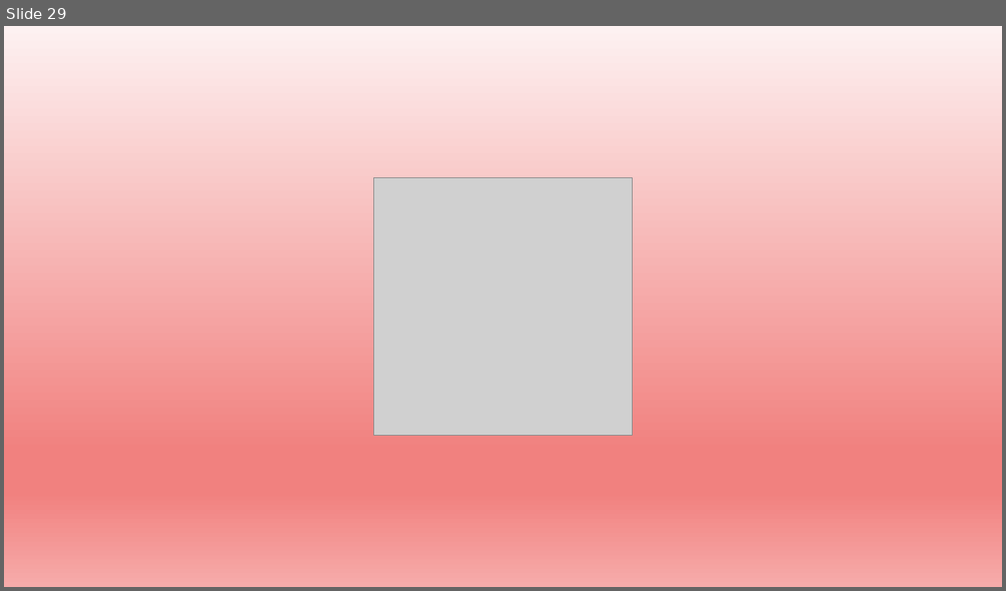
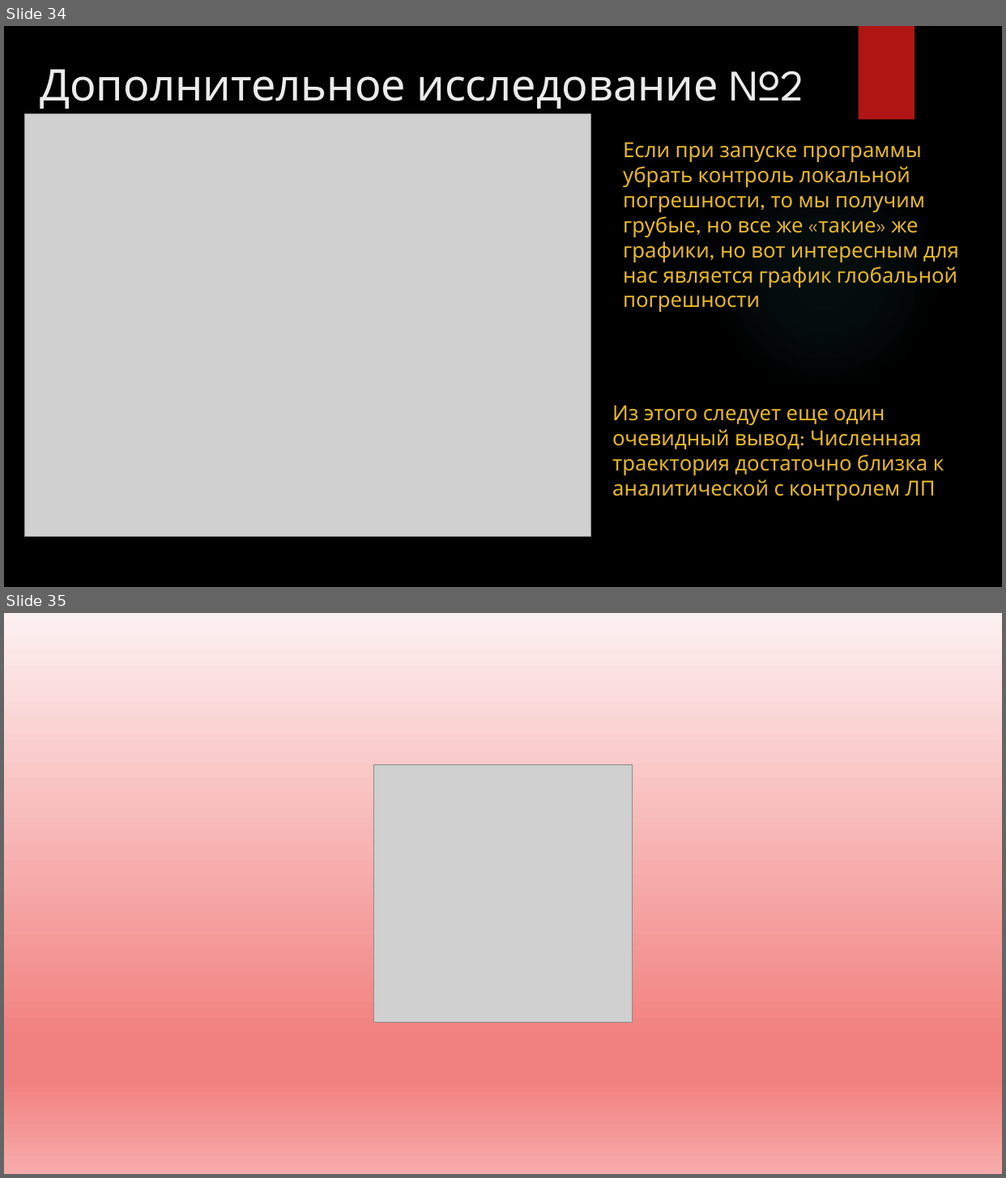
Before and after one commit to Breketov/ChM_Labs_Tasks, a slide deck: TASK_3/TASK_3.pptx. Shown one above the other, each under a label of ours: slide 29 before the commit, slides 34 and 35 after it. The pictures are 1006x591 and 1006x1178 pixels, drawn with LibreOffice and Linux fonts; fonts in the diff are those of the drawing; grey boxes stand for pictures; background and template pictures are left out. Boxes give left, top, right and bottom in pixels: in the first picture for what was removed or moved away, otherwise in the second. Text is boxed around its words. In the diff, an @@ line names an element or a change of style, - is before the commit and + after.

```diff
--- a/TASK_3/TASK_3.pptx
+++ b/TASK_3/TASK_3.pptx
@@ slide 34 added at (4,26,1002,587), background picture (left out) @@
@@ rectangle added at (859,26,914,120), fill #B01513 @@
@@ title added at (40,69,803,109), 42 pt, text #EBEBEB @@
+Дополнительное исследование №2
@@ picture added at (25,113,591,536) @@
@@ text added at (623,142,959,312), 20 pt, text #E6B729 @@
+Если при запуске программы убрать контроль локальной погрешности, то мы получим грубые, но все же «такие» же графики, но вот интересным для нас является график глобальной погрешности
@@ ellipse added at (709,163,939,394), fill gradient #50B9C1 @@
@@ text added at (612,405,944,501), 20 pt, text #E6B729 @@
+Из этого следует еще один очевидный вывод: Численная траектория достаточно близка к аналитической с контролем ЛП
@@ what was slide 29 is now slide 35 @@
```
Also in this commit, not shown: 1 slide changed, 6 other slides added, 1 slide removed, 9 other files.
